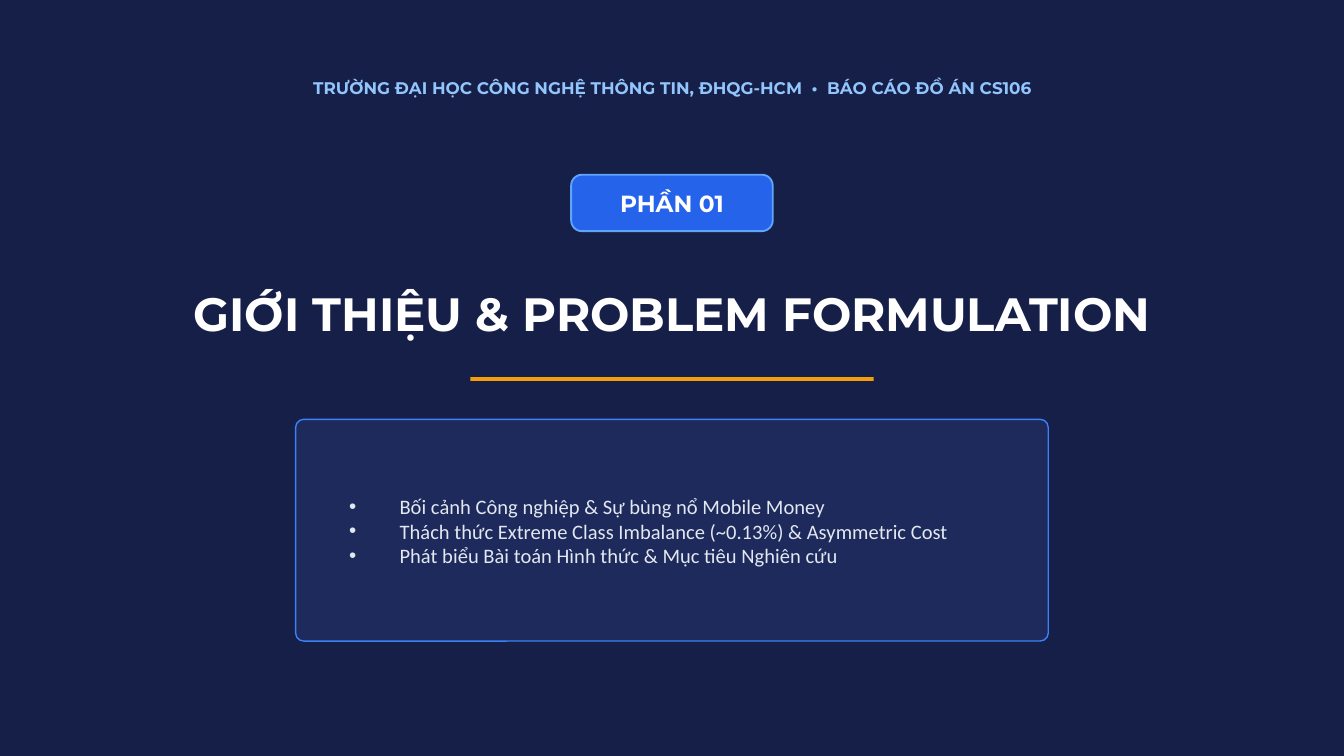
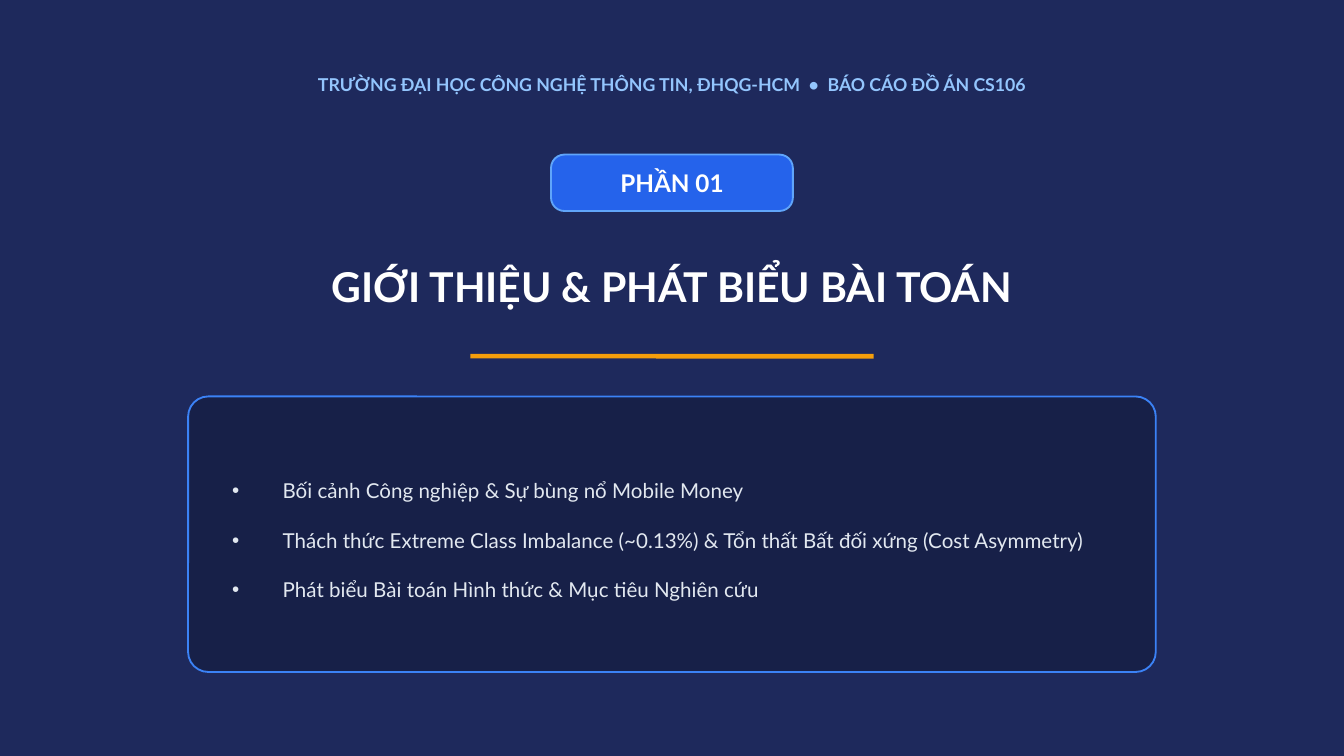
Before and after one commit to uit-25730067-chithanh/CS106-Team09-Fraud-Detection, a slide deck: slide 3 of draft/fraud-detection/slide/[Nhom9]_Slide_FraudDetection_Academic_VN.pptx. Drawn at 1344x756 pixels with LibreOffice and Linux fonts; fonts in the diff are those of the drawing. Boxes give left, top, right and bottom in pixels: in the first picture for what was removed or moved away, otherwise in the second. Text is boxed around its words. In the diff, an @@ line names an element or a change of style, - is before the commit and + after.

Commit message:
docs(slide): update Vietnamese academic slide deck PPTX and PDF artifacts
- Update [Nhom9]_Slide_FraudDetection_Academic_VN.pptx with refined 21-slide layout and high-res charts
- Regenerate [Nhom9]_Slide_FraudDetection_Academic_VN.pdf for crisp vector presentation
- Standardize academic deck delivery on the Vietnamese presentation format

```diff
--- a/draft/fraud-detection/slide/[Nhom9]_Slide_FraudDetection_Academic_VN.pptx
+++ b/draft/fraud-detection/slide/[Nhom9]_Slide_FraudDetection_Academic_VN.pptx
@@ background #161F48 to #1E295C @@
@@ text "TRƯỜNG ĐẠI HỌC CÔNG NGHỆ ..." at (x1=318, y1=76, x2=1026, y2=95): size 9 to 9.5 pt, font Montserrat to Lato @@
@@ text "PHẦN 01" moved from (x1=620, y1=189, x2=724, y2=213) to (x1=620, y1=171, x2=723, y2=192) @@
@@ text "PHẦN 01" at (x1=620, y1=171, x2=723, y2=192): size 12.5 to 13 pt, font Montserrat to Lato @@
@@ rounded rectangle resized from (x1=571, y1=175, x2=773, y2=231) to (x1=551, y1=155, x2=793, y2=211) @@
@@ rounded rectangle at (x1=551, y1=155, x2=793, y2=211): proportions changed @@
@@ text at (x1=332, y1=265, x2=1012, y2=309): text changed; size 25 to 22 pt; font Montserrat to Lato @@
-GIỚI THIỆU & PROBLEM FORMULATION
+GIỚI THIỆU & PHÁT BIỂU BÀI TOÁN
@@ line moved from (470, 379) - (874, 379) to (470, 356) - (874, 356) @@
@@ line (470, 356) - (874, 356): stroke #F59E0B 2 pt to #F59E0B 2.5 pt @@
@@ rounded rectangle resized from (x1=296, y1=419, x2=1048, y2=641) to (x1=188, y1=396, x2=1156, y2=672) @@
@@ rounded rectangle at (x1=188, y1=396, x2=1156, y2=672): fill #1E295C to #172048; outline #3B82F6 0.75 pt to #3B82F6 1 pt; proportions changed @@
@@ text "Bối cảnh Công nghiệp & ..." moved from (x1=400, y1=498, x2=947, y2=567) to (x1=283, y1=481, x2=1082, y2=601) @@
@@ text at (x1=283, y1=481, x2=758, y2=601): font Calibri to Lato in "Bối cảnh Công nghiệp & Sự bùng ...", "Phát biểu Bài toán Hình thức & ..."; line spacing 1 to 1.25; more space between paragraphs @@
@@ text at (x1=283, y1=531, x2=1082, y2=552): text changed; font Calibri to Lato @@
-• Thách thức Extreme Class Imbalance (~0.13%) & Asymmetric Cost
+• Thách thức Extreme Class Imbalance (~0.13%) & Tổn thất Bất đối xứng (Cost Asymmetry)
```
Also in this commit, not shown: 15 other slides changed, 5 slides added, 8 slides removed, 3 other files.
